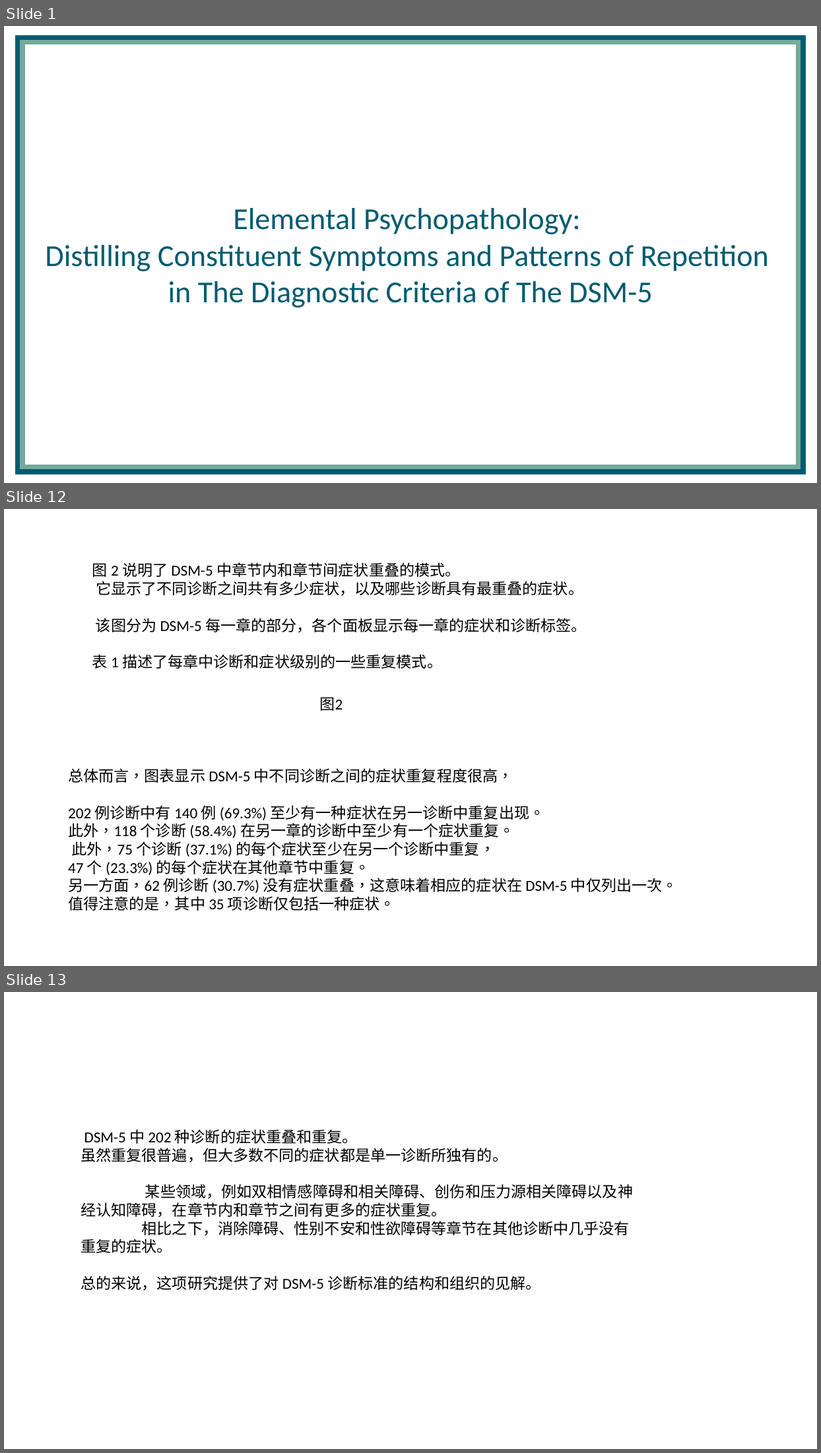
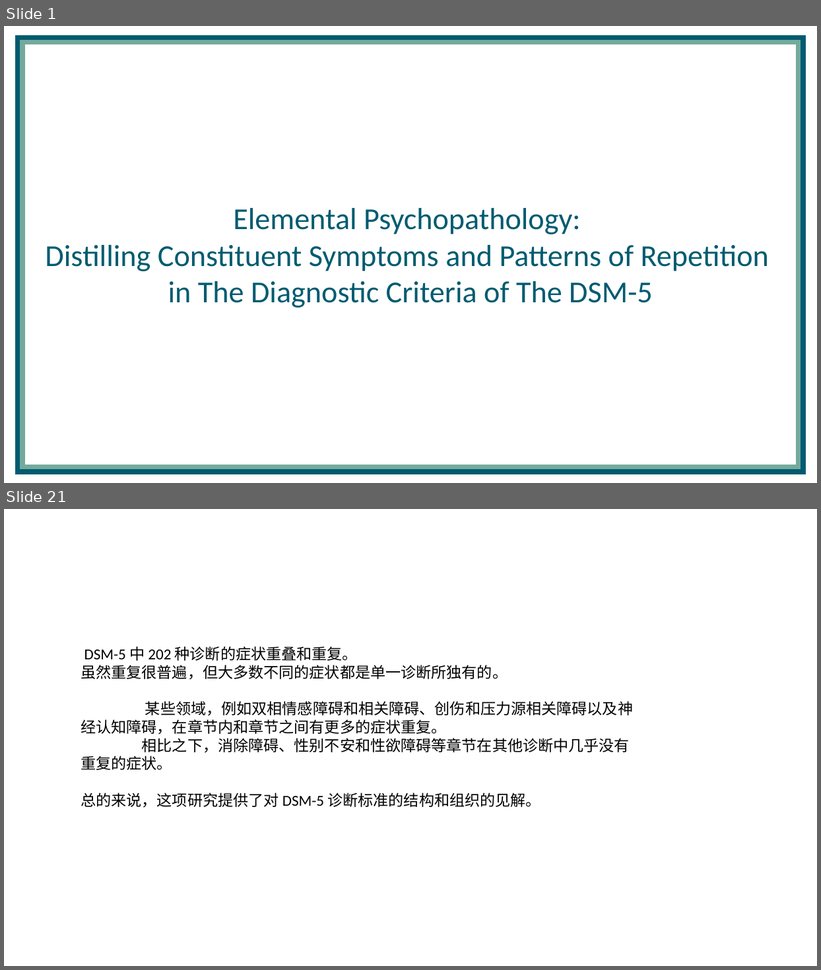
Before and after one commit to yuki-961004/Presentation, a slide deck: 230518_DSM5/Forbes_2023_psyarxiv.pptx. Shown one above the other, each under a label of ours: slides 1, 12 and 13 before the commit, slides 1 and 21 after it; the slides between them are not shown. The pictures are 821x1453 and 821x970 pixels, drawn with LibreOffice and Linux fonts; fonts in the diff are those of the drawing; background and template pictures are left out. Boxes give left, top, right and bottom in pixels: in the first picture for what was removed or moved away, otherwise in the second. Text is boxed around its words. In the diff, an @@ line names an element or a change of style, - is before the commit and + after.

```diff
--- a/230518_DSM5/Forbes_2023_psyarxiv.pptx
+++ b/230518_DSM5/Forbes_2023_psyarxiv.pptx
@@ slide 12 removed at bbox=[4, 509, 817, 966], background picture (left out) @@
@@ text removed at bbox=[92, 562, 586, 669] @@
-图 2 说明了 DSM-5 中章节内和章节间症状重叠的模式。
-它显示了不同诊断之间共有多少症状，以及哪些诊断具有最重叠的症状。
-该图分为 DSM-5 每一章的部分，各个面板显示每一章的症状和诊断标签。
-表 1 描述了每章中诊断和症状级别的一些重复模式。
@@ text removed at bbox=[320, 697, 343, 711] @@
-图2
@@ text removed at bbox=[68, 768, 678, 911] @@
-总体而言，图表显示 DSM-5 中不同诊断之间的症状重复程度很高，
-202 例诊断中有 140 例 (69.3%) 至少有一种症状在另一诊断中重复出现。
-此外，118 个诊断 (58.4%) 在另一章的诊断中至少有一个症状重复。
-此外，75 个诊断 (37.1%) 的每个症状至少在另一个诊断中重复，
-47 个 (23.3%) 的每个症状在其他章节中重复。
-另一方面，62 例诊断 (30.7%) 没有症状重叠，这意味着相应的症状在 DSM-5 中仅列出一次。
-值得注意的是，其中 35 项诊断仅包括一种症状。
@@ what was slide 13 is now slide 21 @@
```
Also in this commit, not shown: 8 slides changed, 11 slides added, 2 other slides removed.
